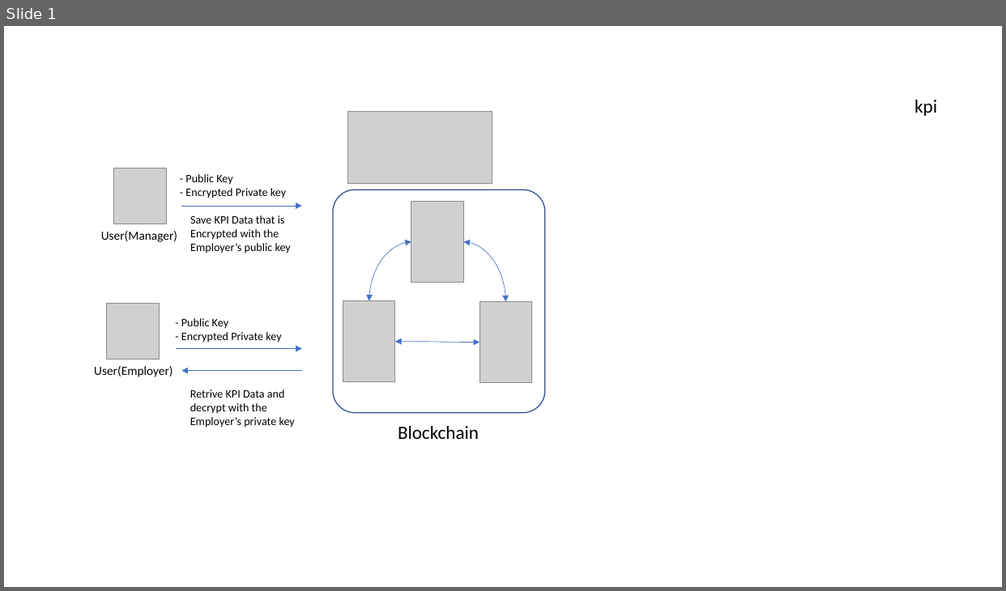
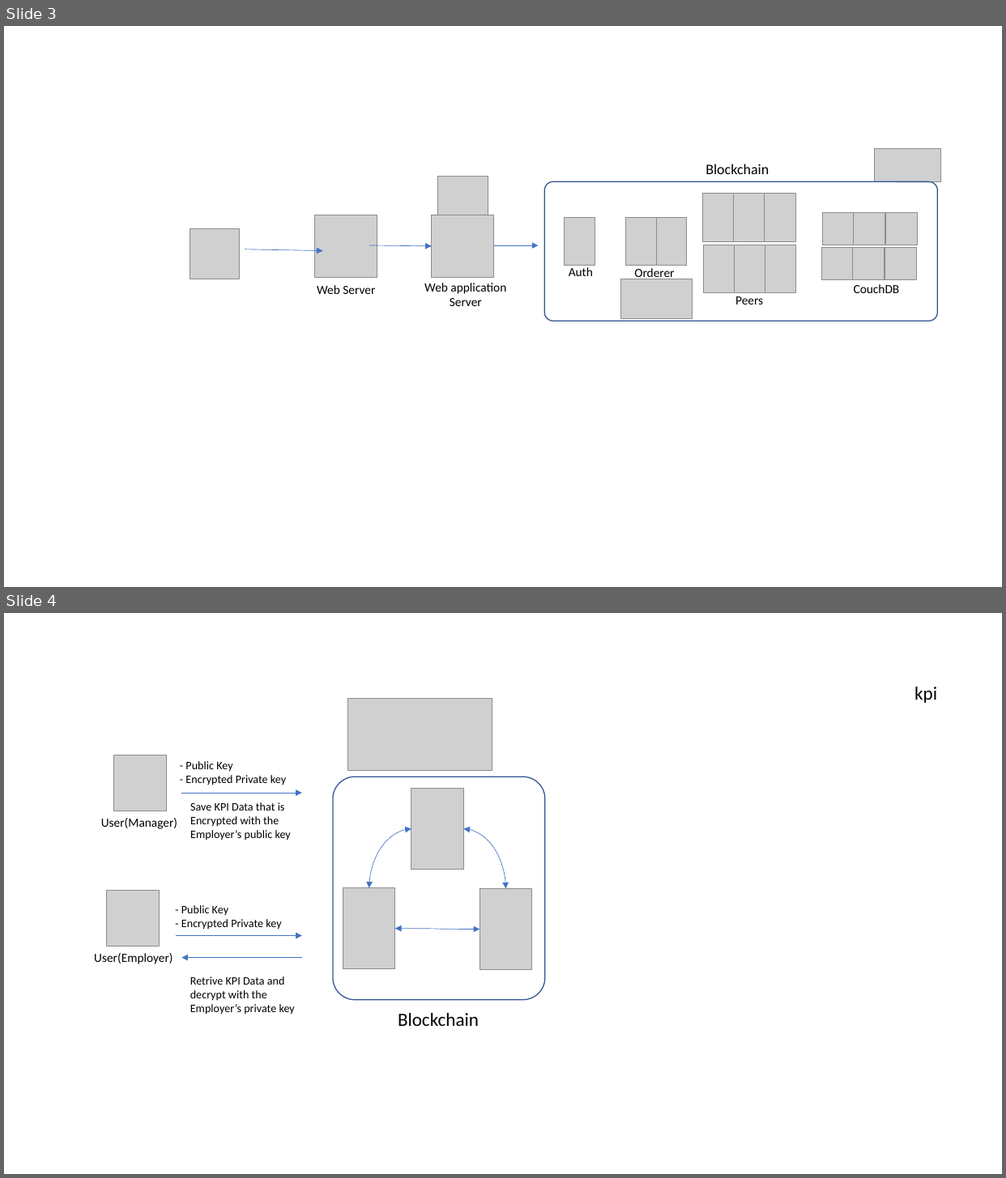
Before and after one commit to Joel-Hwang/portfolio, a slide deck: profile/videos.pptx. Shown one above the other, each under a label of ours: slide 1 before the commit, slides 3 and 4 after it. The pictures are 1006x591 and 1006x1178 pixels, drawn with LibreOffice and Linux fonts; fonts in the diff are those of the drawing; grey boxes stand for pictures. Boxes give left, top, right and bottom in pixels: in the first picture for what was removed or moved away, otherwise in the second. Text is boxed around its words. In the diff, an @@ line names an element or a change of style, - is before the commit and + after.

```diff
--- a/profile/videos.pptx
+++ b/profile/videos.pptx
@@ slide 3 added at bbox=[4, 26, 1002, 587], background #FFFFFF @@
@@ text added at bbox=[705, 164, 769, 174], 14 pt, text #000000 @@
+Blockchain
@@ picture added at bbox=[438, 176, 488, 226] @@
@@ group added at bbox=[544, 149, 941, 321]: 4 pictures, 1 rounded rectangle @@
@@ picture added at bbox=[315, 216, 377, 278] @@
@@ picture added at bbox=[432, 216, 493, 278] @@
@@ picture added at bbox=[564, 218, 594, 266] @@
@@ picture added at bbox=[626, 218, 657, 266] @@
@@ picture added at bbox=[656, 218, 687, 266] @@
@@ picture added at bbox=[823, 213, 854, 246] @@
@@ picture added at bbox=[854, 213, 884, 246] @@
@@ picture added at bbox=[886, 213, 917, 246] @@
@@ picture added at bbox=[189, 228, 240, 279] @@
@@ arrow added from (245, 249) to (323, 250), #4472C4 0.5 pt @@
@@ arrow added from (369, 246) to (432, 246), #4472C4 0.5 pt @@
@@ arrow added from (493, 246) to (539, 246), #4472C4 0.5 pt @@
@@ text added at bbox=[569, 267, 593, 276], 12 pt, text #000000 @@
+Auth
@@ text added at bbox=[634, 268, 674, 281], 12 pt, text #000000 @@
+Orderer
@@ picture added at bbox=[703, 245, 734, 292] @@
@@ picture added at bbox=[735, 245, 765, 292] @@
@@ picture added at bbox=[765, 245, 796, 292] @@
@@ picture added at bbox=[822, 248, 853, 280] @@
@@ picture added at bbox=[853, 248, 884, 280] @@
@@ picture added at bbox=[885, 248, 916, 280] @@
@@ text added at bbox=[317, 285, 375, 294], 12 pt, text #000000 @@
+Web Server
@@ text added at bbox=[424, 283, 506, 306], 12 pt, text #000000 @@
+Web application
+Server
@@ picture added at bbox=[621, 279, 692, 318] @@
@@ text added at bbox=[854, 284, 900, 293], 12 pt, text #000000 @@
+CouchDB
@@ text added at bbox=[735, 297, 763, 305], 12 pt, text #000000 @@
+Peers
@@ what was slide 1 is now slide 4 @@
```
Also in this commit, not shown: 4 other slides added, 7 other files.
